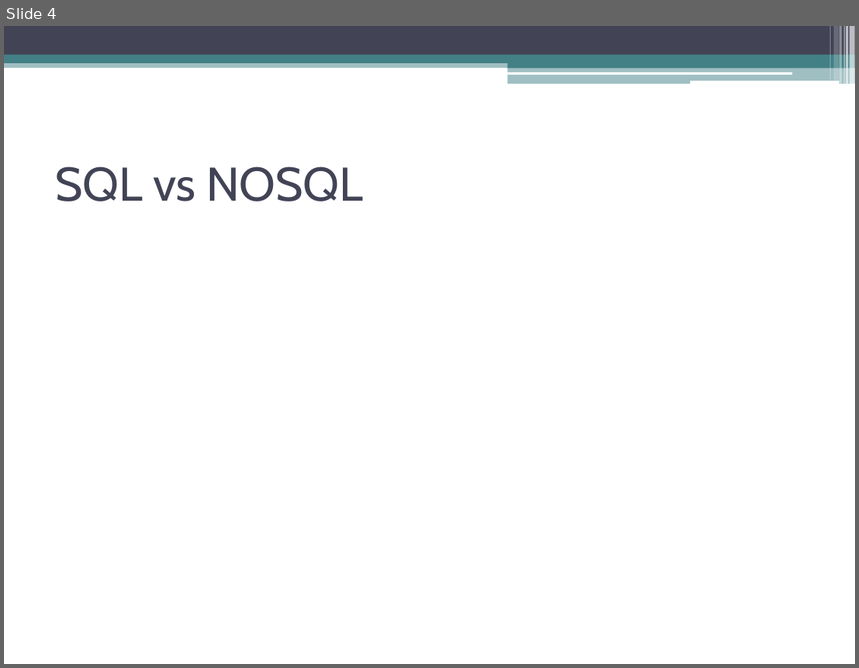
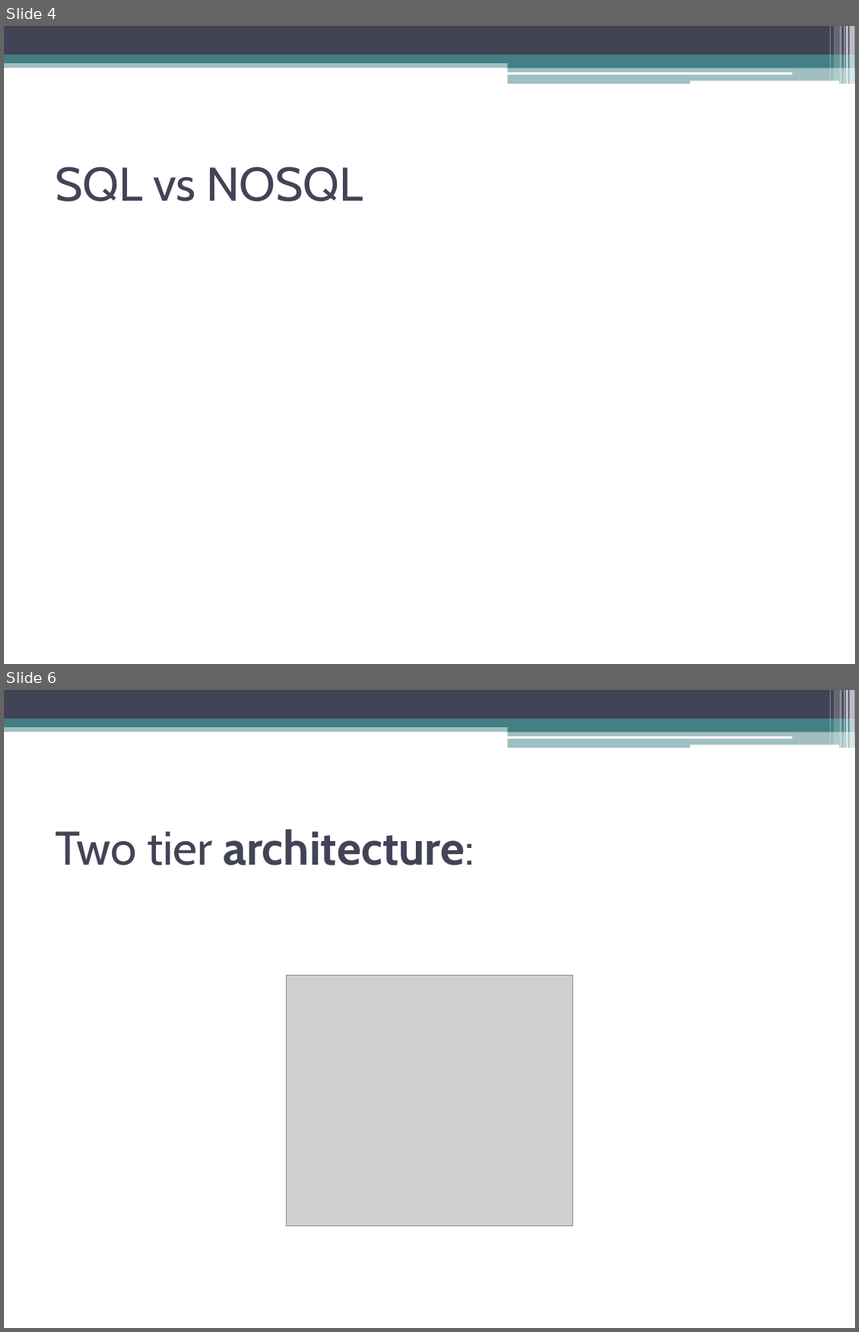
Before and after one commit to Prasundas99/Web-Development-Traning, a slide deck: 07.PHP/3.Databse/Intro to Database.pptx. Shown one above the other, each under a label of ours: slide 4 before the commit, slides 4 and 6 after it; the slides between them are not shown. The pictures are 859x668 and 859x1332 pixels, drawn with LibreOffice and Linux fonts; fonts in the diff are those of the drawing; grey boxes stand for pictures; background and template pictures are left out. Boxes give left, top, right and bottom in pixels: in the first picture for what was removed or moved away, otherwise in the second. Text is boxed around its words. In the diff, an @@ line names an element or a change of style, - is before the commit and + after.

```diff
--- a/07.PHP/3.Databse/Intro to Database.pptx
+++ b/07.PHP/3.Databse/Intro to Database.pptx
@@ slide 6 added at [4,690,855,1328], background #FFFFFF; not listed: 13 template elements that a slide beside it also shows @@
@@ title added at [55,829,474,866], 40 pt, text #424456, bold @@
+Two tier architecture:
@@ picture added at [287,975,572,1227] @@
```
Also in this commit, not shown: 5 other slides added, 2 other files.
